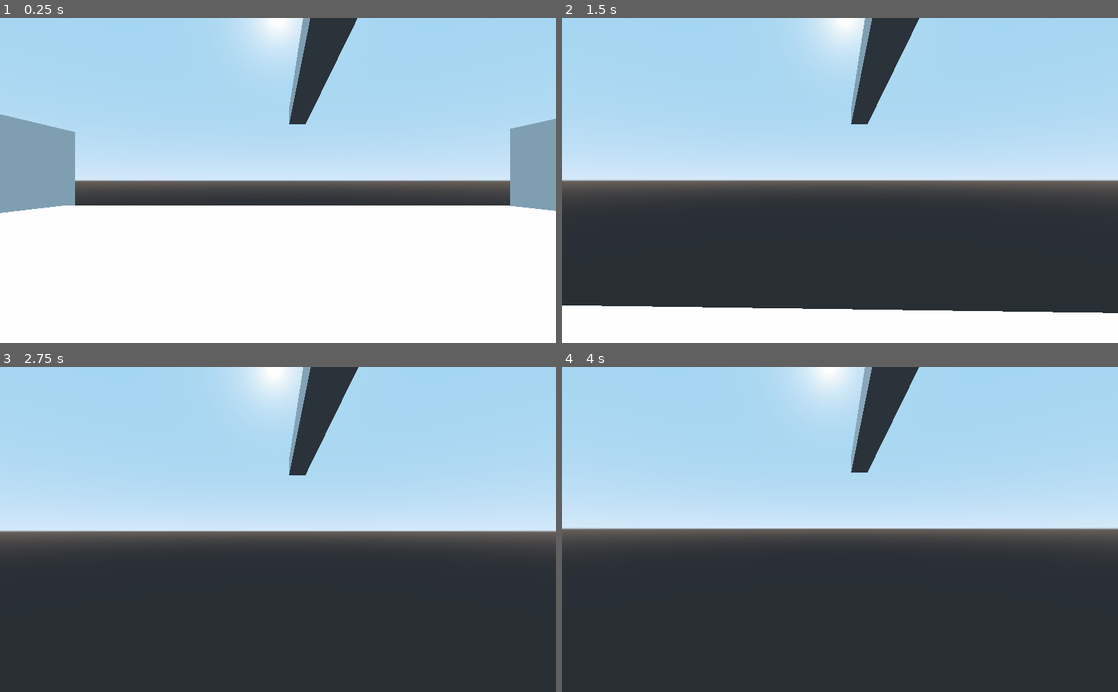
Above: before the commit, frames 1-4 (two rows, left to right).
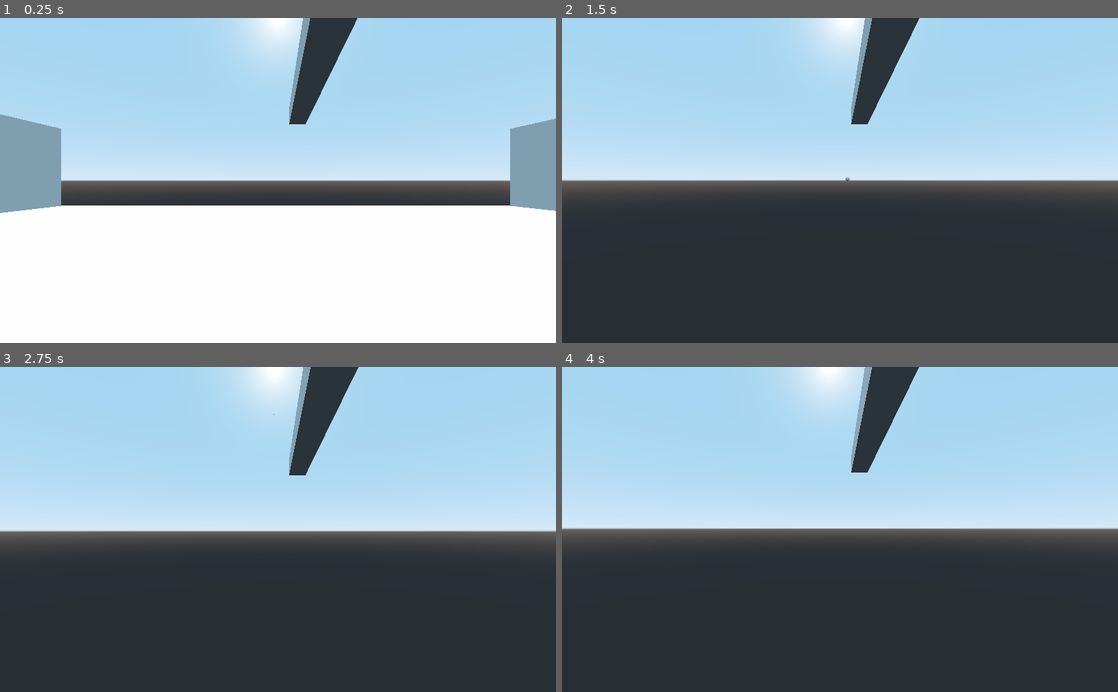
Above: after the commit, the same moments.

Repository: NickCheng0921/curveshot
Game: Godot game, scene res://Scenes/Main.tscn
The game is run twice, just before and just after one commit, with the same random seed, the same clock (stepped at 60 frames per second) and the same inputs.
Inputs (mouse positions are in pixels of both pictures, inside the frame that each line leads up to):
- Up to frame 1 (0.25 s): no input
- Up to frame 2 (1.5 s): move the mouse to (867, 180) at 0.52 s; hold W (move_forward) from 0.53 s (still down); click (867, 180) at 0.6 s; tap Space (jump) at 0.77 s; move the mouse to (812, 180) at 1.27 s; click (812, 180) at 1.35 s
- Up to frame 3 (2.75 s): keep holding W (move_forward); tap Space (jump) at 1.52 s; tap Enter at 2 s; move the mouse to (289, 523) at 2.02 s; click (289, 523) at 2.1 s
- Up to frame 4 (4 s): keep holding W (move_forward); tap Space (jump) at 2.75, 3.02, 3.77 s; move the mouse to (834, 536) at 2.77 s; click (834, 536) at 2.85 s; tap Enter at 3.5 s; move the mouse to (878, 532) at 3.52 s; click (878, 532) at 3.6 s

The runs differ from the first frame. In frame 1, 0.6% of the frame differs, in the area x 11-14%, y 34-58%; in frame 2, 10%, in the area x 0-100%, y 48-100%; in frame 3, less than 0.1%; in frame 4, less than 0.1%.

Commit message:
Bullet now has correct horizontal orientation, still doesn't have tilt

Diff:
--- a/3dDemo/Scenes/Bullet.gd
+++ b/3dDemo/Scenes/Bullet.gd
@@ -1,7 +1,7 @@
 extends KinematicBody
 
 var velocity := Vector3()
-export var lifespan = 1.5
+export var lifespan = 2
 
 # Called when the node enters the scene tree for the first time.
 func _ready():
--- a/3dDemo/Scenes/Bullet.tscn
+++ b/3dDemo/Scenes/Bullet.tscn
@@ -8,7 +8,6 @@
 
 [node name="Bullet" type="KinematicBody"]
 collision_layer = 0
-collision_mask = 7
 script = ExtResource( 1 )
 
 [node name="CollisionShape" type="CollisionShape" parent="."]
--- a/3dDemo/Scenes/Main.tscn
+++ b/3dDemo/Scenes/Main.tscn
@@ -45,14 +45,14 @@
 material/0 = null
 
 [node name="Coliision +x" type="CollisionShape" parent="Walls"]
-transform = Transform( 1, 0, 0, 0, 5, 0, 0, 0, 15, 15, 0, 0 )
+transform = Transform( 1, 0, 0, 0, 5, 0, 0, 0, 15, 16, 0, 0 )
 shape = SubResource( 4 )
 
 [node name="Wall -x" type="MeshInstance" parent="Walls"]
-transform = Transform( 1, 0, 0, 0, 5, 0, 0, 0, 16, -15, 0, 0 )
+transform = Transform( 1, 0, 0, 0, 5, 0, 0, 0, 15, -15, 0, 0 )
 mesh = SubResource( 5 )
 material/0 = null
 
 [node name="Collision -x" type="CollisionShape" parent="Walls"]
-transform = Transform( 1, 0, 0, 0, 5, 0, 0, 0, 15, -16, 0, 0 )
+transform = Transform( 1, 0, 0, 0, 5, 0, 0, 0, 15, -15, 0, 0 )
 shape = SubResource( 6 )
--- a/3dDemo/Scenes/Player.tscn
+++ b/3dDemo/Scenes/Player.tscn
@@ -24,7 +24,7 @@
 material/0 = null
 
 [node name="barrel point" type="Position3D" parent="Pivot/MeshInstance2"]
-transform = Transform( 1, 0, 1.33227e-015, 0, 1, 0, 0, 0, 1, 1.26516, 0, 1.66893e-006 )
+transform = Transform( 1, 0, 1.77636e-015, 0, 0.999999, 0, 0, 0, 0.999999, 1.26516, -6.54674, 2.14577e-006 )
 
 [node name="CollisionShape" type="CollisionShape" parent="."]
 shape = SubResource( 3 )
--- a/3dDemo/Scripts/Player.gd
+++ b/3dDemo/Scripts/Player.gd
@@ -9,7 +9,8 @@
 export var SENSITIVITY := 2
 export var SMOOTHNESS := 10.0
 #bullet global variables
-export var bullet_velocity = Vector3(200, 0, 0)
+export var bullet_velocity = 150
+var bullet_velocity_vec := Vector3(1, 0, 0)
 
 onready var bullet = preload("res://Scenes/Bullet.tscn")
 onready var barrel_point = $"Pivot/MeshInstance2/barrel point"
@@ -35,7 +36,9 @@
 #called every frame
 var i := 1
 var y_axis := Vector3(0, 1, 0)
+var x_axis := Vector3(-1, 0, 0)
 var global_y_degree := 0.0
+var camera_x_tilt := 0.0
 func _physics_process(delta):
 	#debugging to print every ~sec
 	if(i >= 60):
@@ -60,14 +63,18 @@
 		direction.z -= 1
 	if Input.is_action_just_pressed("Shoot"):
 		var bullet_instance = bullet.instance()
-		bullet_instance.velocity = bullet_velocity
+		#camera_x_tilt = camera.global_transform.basis.get_euler()[0]
+		bullet_velocity_vec = Vector3(1, 0, 0)
+		bullet_velocity_vec = bullet_velocity_vec.rotated(y_axis, global_y_degree+PI/2) * bullet_velocity
+		#bullet_velocity_vec = bullet_velocity_vec.rotated(x_axis, camera_x_tilt)
+		#bullet_velocity_vec[1] *= bullet_velocity
+		bullet_instance.velocity = bullet_velocity_vec
 		get_tree().get_root().add_child(bullet_instance)
 		bullet_instance.global_transform.origin = barrel_point.global_transform.origin
 
 
 	if direction != Vector3.ZERO:
 		direction = direction.normalized()
-		#$Pivot.look_at(translation + direction, Vector3.UP)
 
 	#mouse based rotation
 	rotation_velocity = rotation_velocity.linear_interpolate(camera_input * SENSITIVITY, delta * SMOOTHNESS)
